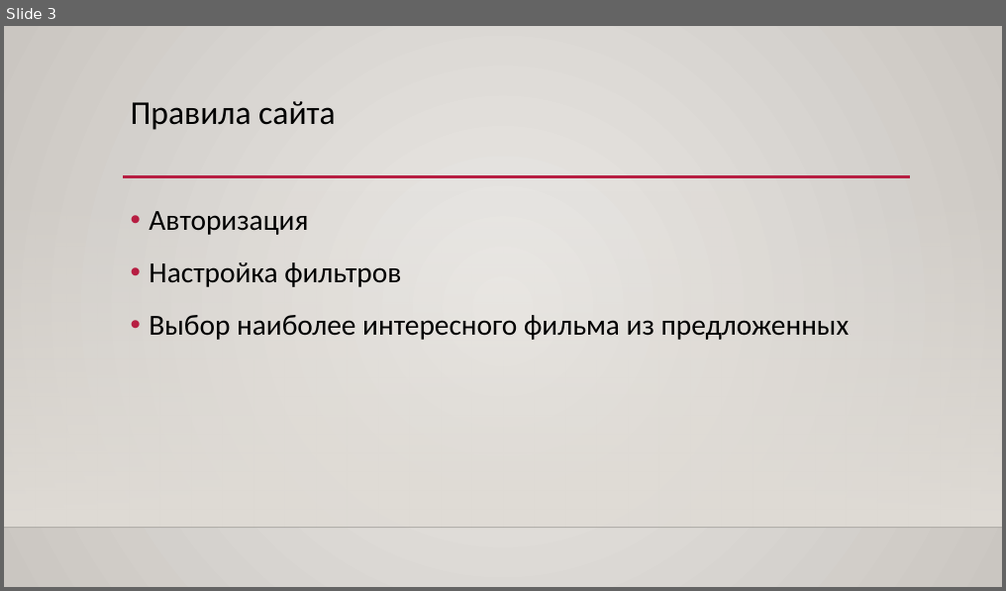
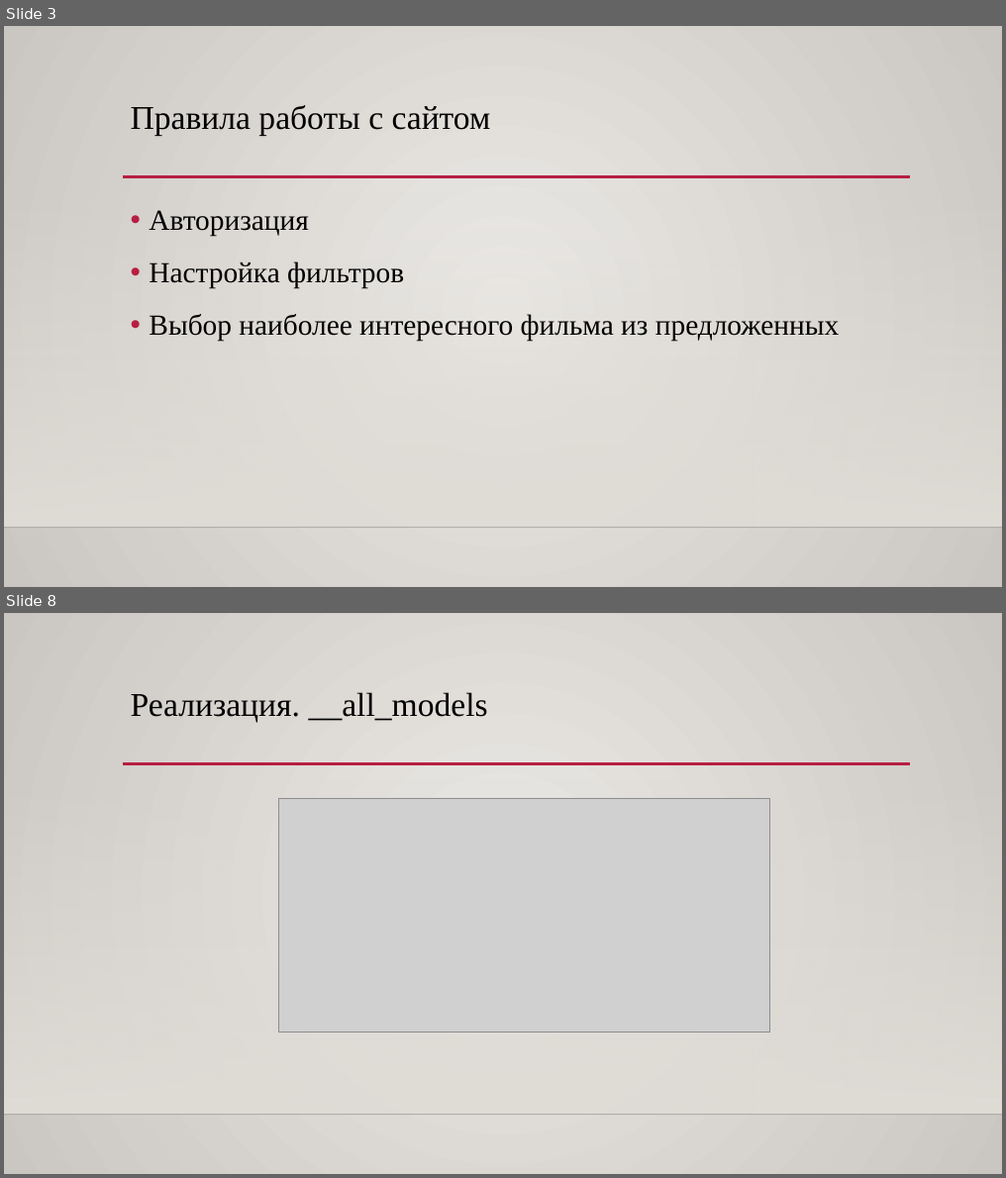
Before and after one commit to 20moonlight01/yandexlyceumweb, a slide deck: Для настроения.pptx. Shown one above the other, each under a label of ours: slide 3 before the commit, slides 3 and 8 after it; the slides between them are not shown. The pictures are 1006x591 and 1006x1178 pixels, drawn with LibreOffice and Linux fonts; fonts in the diff are those of the drawing; grey boxes stand for pictures; background and template pictures are left out. Boxes give left, top, right and bottom in pixels: in the first picture for what was removed or moved away, otherwise in the second. Text is boxed around its words. In the diff, an @@ line names an element or a change of style, - is before the commit and + after.

```diff
--- a/Для настроения.pptx
+++ b/Для настроения.pptx
@@ slide 8 added at (4, 613, 1002, 1174), background gradient #ECEAE7 to #CAC7C1; not listed: 3 template elements that a slide beside it also shows @@
@@ title added at (131, 692, 488, 723), 32 pt, text #000000 @@
+Реализация. __all_models
@@ picture added at (279, 798, 770, 1032) @@
@@ slide 3 changed as well @@
@@ title at (131, 105, 491, 136): text changed; font Calibri to Times New Roman @@
-Правила сайта
+Правила работы с сайтом
@@ text "Авторизация" at (149, 210, 839, 341): font Calibri to Times New Roman @@
```
Also in this commit, not shown: 3 other slides changed, 16 other slides added.
